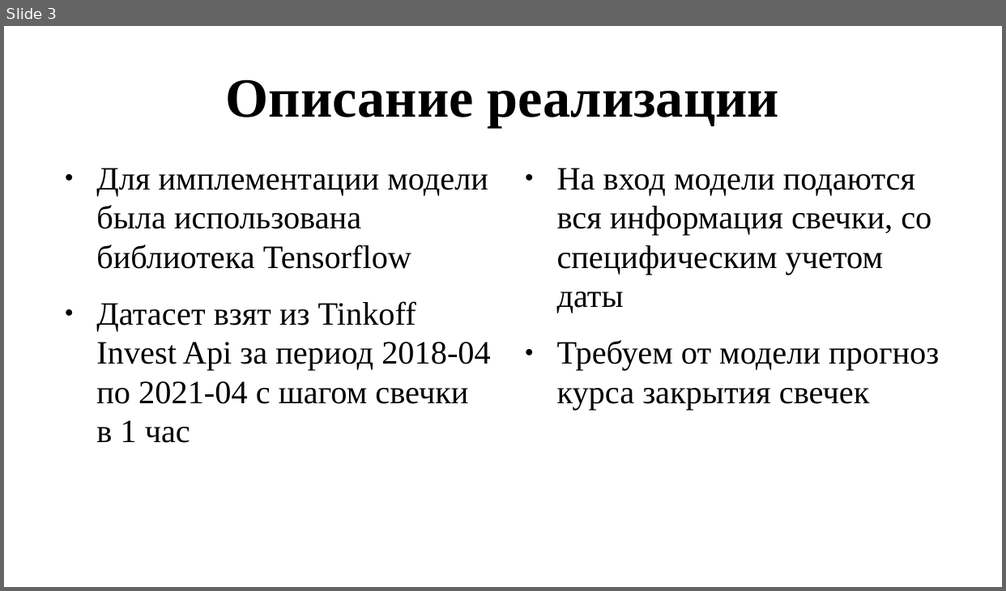
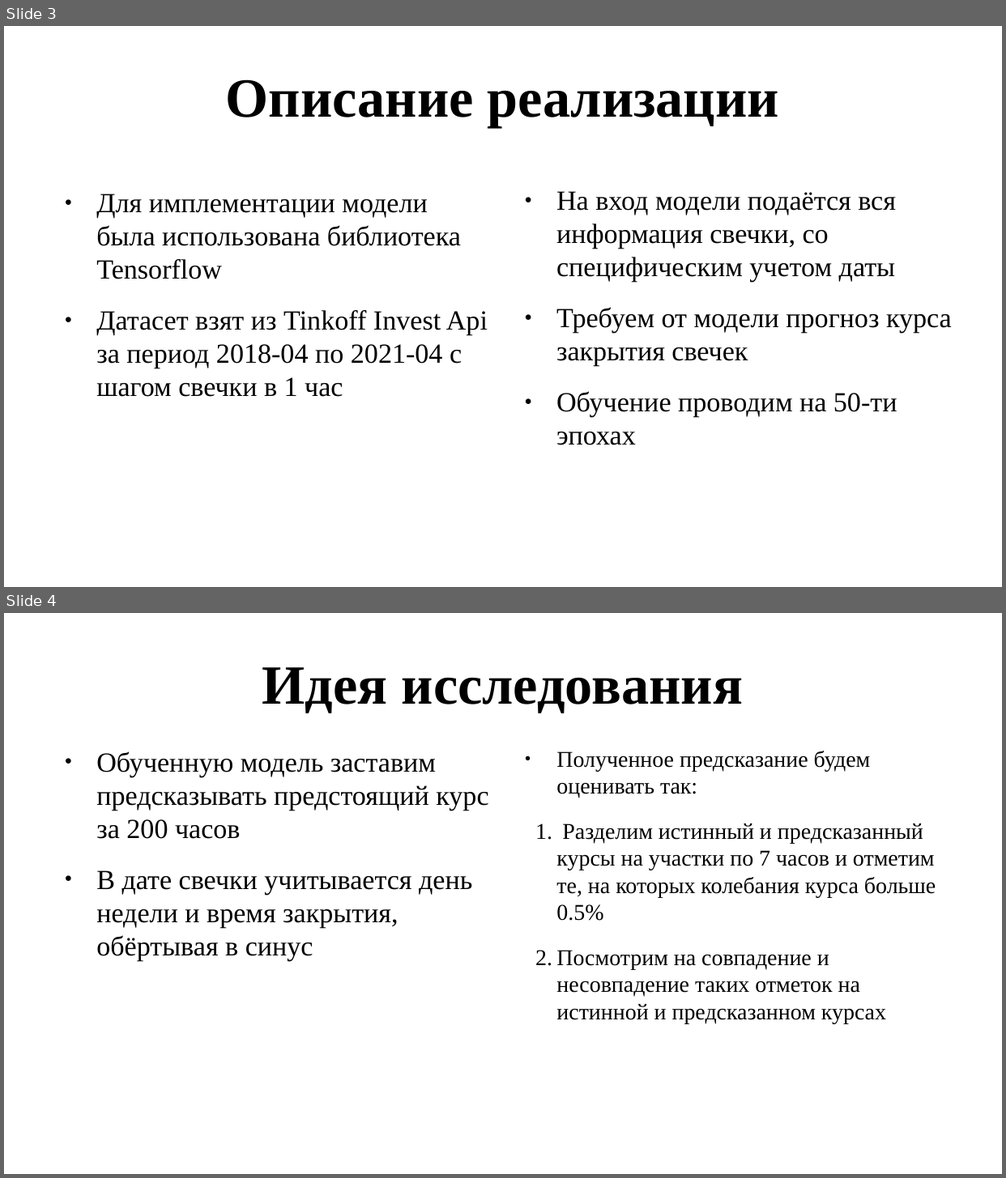
Before and after one commit to NOTfedos/neurorep, a slide deck: presa.pptx. Shown one above the other, each under a label of ours: slide 3 before the commit, slides 3 and 4 after it. The pictures are 1006x591 and 1006x1178 pixels, drawn with LibreOffice and Linux fonts; fonts in the diff are those of the drawing. Boxes give left, top, right and bottom in pixels: in the first picture for what was removed or moved away, otherwise in the second. Text is boxed around its words. In the diff, an @@ line names an element or a change of style, - is before the commit and + after.

```diff
--- a/presa.pptx
+++ b/presa.pptx
@@ slide 4 added at (4, 613, 1002, 1174), background #FFFFFF @@
@@ text added at (262, 667, 743, 713), 44 pt, text #000000, bold @@
+Идея исследования
@@ text added at (96, 752, 488, 961), 22 pt, text #000000 @@
+● Обученную модель заставим предсказывать предстоящий курс за 200 часов
+● В дате свечки учитывается день недели и время закрытия, обёртывая в синус
@@ text added at (556, 751, 936, 1024), 18 pt, text #000000 @@
+● Полученное предсказание будем оценивать так:
+  1. Разделим истинный и предсказанный курсы на участки по 7 часов и отметим те, на которых колебания курса больше 0.5%
+  2. Посмотрим на совпадение и несовпадение таких отметок на истинной и предсказанном курсах
@@ slide 3 changed as well @@
@@ text "Для имплементации модели была использована ...": place and size @@
-text "Для имплементации модели была использована ..." at (96, 168, 491, 443)
+text "Для имплементации модели была использована ..." at (96, 194, 488, 397)
@@ text "Для имплементации модели была использована ..." at (96, 194, 488, 397): size 26 to 22 pt @@
@@ text "На вход модели подаётся вся ...": place and size @@
-text "На вход модели подаётся вся ..." at (557, 168, 939, 410)
+text "На вход модели подаётся вся ..." at (556, 191, 952, 446)
@@ text at (556, 191, 896, 282): text changed; size 26 to 22 pt @@
-● На вход модели подаются вся информация свечки, со специфическим учетом даты
+● На вход модели подаётся вся информация свечки, со специфическим учетом даты
@@ text at (556, 307, 952, 366): size 26 to 22 pt in "Требуем от модели прогноз курса закрытия свечек" @@
@@ text at (556, 391, 897, 446): paragraph added @@
+● Обучение проводим на 50-ти эпохах
```
Also in this commit, not shown: 8 other slides added, 1 slide removed, 35 other files.
